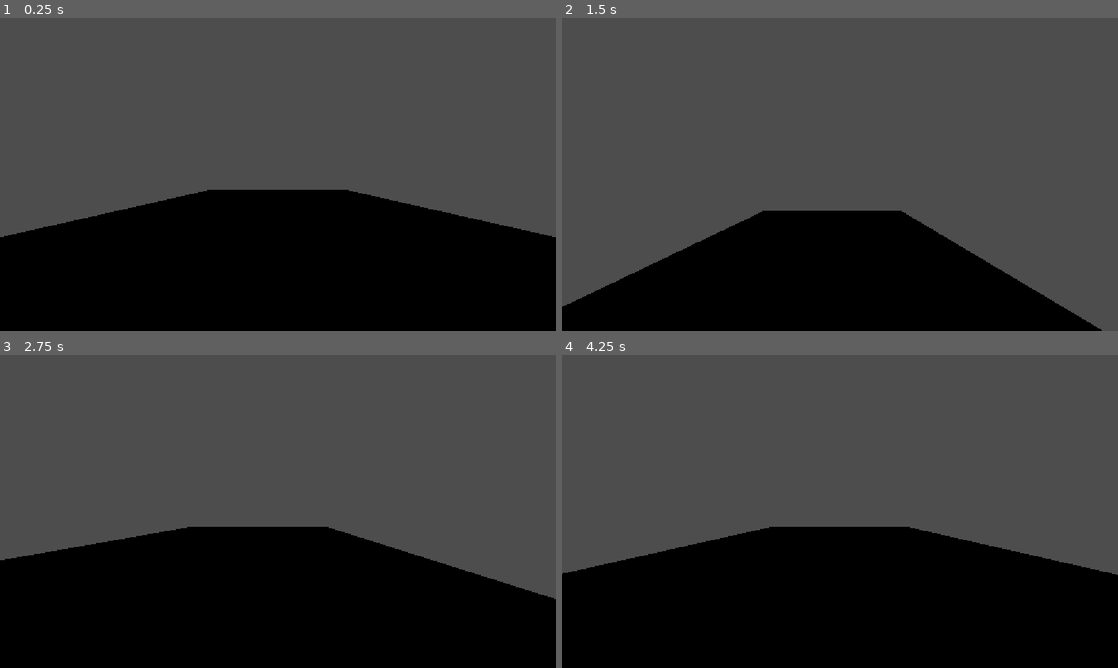
Above: before the commit, frames 1-4 (two rows, left to right).
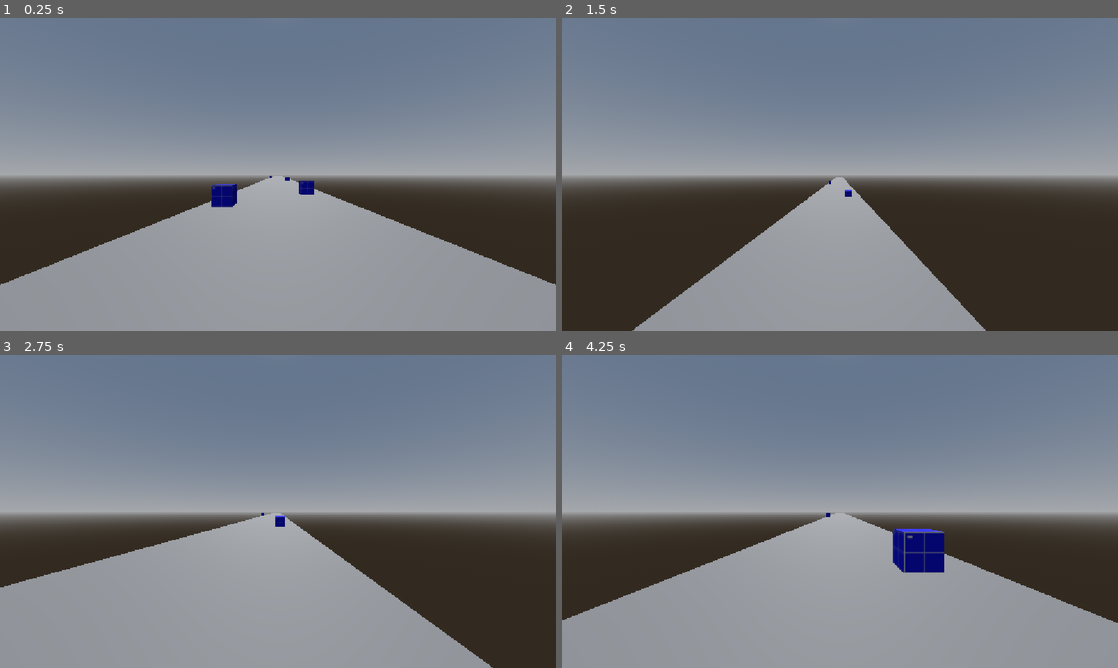
Above: after the commit, the same moments.

Repository: casualxcrisis/slash-dash
Game: Godot game, scene res://levels/prototype_level.tscn
Same seed, same stepped clock (60 frames per second), same inputs: the game is played once before the commit and once after it.
Inputs:
- Up to frame 1 (0.25 s): no input
- Up to frame 2 (1.5 s): hold D (move_right) 0.53-1.28 s; tap W (jump) at 0.6, 0.77, 1.07, 1.35 s; hold A (move_left) from 1.28 s (still down)
- Up to frame 3 (2.75 s): tap W (jump) at 1.52, 1.82, 2.1 s; release A (move_left) at 2.03 s; hold D (move_right) from 2.03 s (still down)
- Up to frame 4 (4.25 s): tap W (jump) at 2.85, 3.02, 3.32, 3.6, 3.77, 4.07 s; release D (move_right) at 3.53 s; hold A (move_left) from 3.53 s (still down)

The runs differ from the first frame. In frame 1, 97% of the frame differs, in the area x 0-100%, y 0-100%; in frame 2, 97%; in frame 3, 97%; in frame 4, 97%.

Commit message:
Added autorun and fixed 3 way lane switching. Prototype textures now in assets folder. Obstacles folder created within environment scenes to house platforms etc.

Diff:
--- a/assets/scripts/player/player_controller.gd
+++ b/assets/scripts/player/player_controller.gd
@@ -38,6 +38,9 @@
 	if Input.is_action_just_pressed("move_right") and target_lane < Lane.LEFT:
 		target_lane += 1
 
+	#auto run
+	target_velocity.z = speed
+
 	#set movement
 	velocity = target_velocity
 	move_and_slide()
--- a/assets/scripts/system/global.gd
+++ b/assets/scripts/system/global.gd
@@ -1,4 +1,4 @@
 extends Node
 
 #player
-var run_speed = 10.0
+var run_speed = -10.0
--- a/levels/prototype_level.tscn
+++ b/levels/prototype_level.tscn
@@ -1,32 +1,41 @@
 [gd_scene format=3 uid="uid://hwv5ibukjeph"]
 
 [ext_resource type="PackedScene" uid="uid://cl8dl2kd2sm1i" path="res://scenes/player/player_controller.tscn" id="1_1ykrc"]
+[ext_resource type="PackedScene" uid="uid://v2y8rwx27f7a" path="res://scenes/environment/sky/place_holder_sky.tscn" id="2_ycx7s"]
+[ext_resource type="PackedScene" uid="uid://dcn6xhdh6mjct" path="res://scenes/environment/obstacles/temp_jump_block.tscn" id="3_htrvu"]
 
 [sub_resource type="BoxShape3D" id="BoxShape3D_kps3k"]
-size = Vector3(2.005, 0.015, 2.005)
+size = Vector3(1.25, 0.06, 40)
 
 [sub_resource type="PlaneMesh" id="PlaneMesh_0yd1l"]
+size = Vector2(1.25, 40)
 
 [node name="PrototypeLevel" type="Node3D" unique_id=1175846320]
 
-[node name="Test_Floor" type="StaticBody3D" parent="." unique_id=839922846]
-transform = Transform3D(6.87, 0, 0, 0, 6.87, 0, 0, 0, 6.87, 0, 0, 0)
+[node name="BaseGround" type="Node3D" parent="." unique_id=2000593947]
 
-[node name="CollisionShape3D" type="CollisionShape3D" parent="Test_Floor" unique_id=1863680885]
+[node name="Test_Floor" type="StaticBody3D" parent="BaseGround" unique_id=839922846]
+transform = Transform3D(6.87, 0, 0, 0, 6.87, 0, 0, 0, 6.87, 0, 0, -136.1987)
+
+[node name="CollisionShape3D" type="CollisionShape3D" parent="BaseGround/Test_Floor" unique_id=1863680885]
 shape = SubResource("BoxShape3D_kps3k")
 
-[node name="MeshInstance3D" type="MeshInstance3D" parent="Test_Floor" unique_id=2077957834]
-mesh = SubResource("PlaneMesh_0yd1l")
-
-[node name="Test_Floor2" type="StaticBody3D" parent="." unique_id=218575807]
-transform = Transform3D(6.87, 0, 0, 0, 6.87, 0, 0, 0, 6.87, 0, 0, -13.61936)
-
-[node name="CollisionShape3D" type="CollisionShape3D" parent="Test_Floor2" unique_id=611532994]
-shape = SubResource("BoxShape3D_kps3k")
-
-[node name="MeshInstance3D" type="MeshInstance3D" parent="Test_Floor2" unique_id=1970218535]
-transform = Transform3D(0.9999999, 0, 0, 0, 0.9999999, 0, 0, 0, 0.9999999, 0, 0, -0.016540527)
+[node name="MeshInstance3D" type="MeshInstance3D" parent="BaseGround/Test_Floor" unique_id=2077957834]
 mesh = SubResource("PlaneMesh_0yd1l")
 
 [node name="PlayerController" parent="." unique_id=874567396 instance=ExtResource("1_1ykrc")]
-transform = Transform3D(1, 0, 0, 0, 1, 0, 0, 0, 1, 0, 1.1028152, 0)
+transform = Transform3D(1, 0, 0, 0, 1, 0, 0, 0, 1, 0, 1.0319188, 0)
+
+[node name="PlaceHolderSky" parent="." unique_id=1052989512 instance=ExtResource("2_ycx7s")]
+
+[node name="StaticBody3D" parent="." unique_id=355025997 instance=ExtResource("3_htrvu")]
+transform = Transform3D(1, 0, 0, 0, 1, 0, 0, 0, 1, -2.6292093, 0.70610046, -12.655256)
+
+[node name="StaticBody3D2" parent="." unique_id=1408295616 instance=ExtResource("3_htrvu")]
+transform = Transform3D(1, 0, 0, 0, 1, 0, 0, 0, 1, 2.118038, 0.70610046, -17.894941)
+
+[node name="StaticBody3D3" parent="." unique_id=2115233117 instance=ExtResource("3_htrvu")]
+transform = Transform3D(1, 0, 0, 0, 1, 0, 0, 0, 1, 2.118038, 0.70610046, -48.174255)
+
+[node name="StaticBody3D4" parent="." unique_id=1354029449 instance=ExtResource("3_htrvu")]
+transform = Transform3D(1, 0, 0, 0, 1, 0, 0, 0, 1, -3.1563122, 0.70610046, -96.35266)
--- /dev/null
+++ b/scenes/environment/obstacles/temp_jump_block.tscn
@@ -0,0 +1,22 @@
+[gd_scene format=3 uid="uid://dcn6xhdh6mjct"]
+
+[ext_resource type="Texture2D" uid="uid://eaxtwfybj62n" path="res://assets/textures/Prototyping Textures (32px)/Prototype_blue_32x32px.png" id="1_k84bc"]
+
+[sub_resource type="StandardMaterial3D" id="StandardMaterial3D_u7mw5"]
+albedo_texture = ExtResource("1_k84bc")
+uv1_scale = Vector3(3.035, 2.025, 1)
+
+[sub_resource type="BoxMesh" id="BoxMesh_kps3k"]
+
+[sub_resource type="BoxShape3D" id="BoxShape3D_kps3k"]
+size = Vector3(1.05, 1.045, 1)
+
+[node name="StaticBody3D" type="StaticBody3D" unique_id=355025997]
+
+[node name="MeshInstance3D" type="MeshInstance3D" parent="." unique_id=1122273009]
+material_override = SubResource("StandardMaterial3D_u7mw5")
+mesh = SubResource("BoxMesh_kps3k")
+
+[node name="CollisionShape3D" type="CollisionShape3D" parent="." unique_id=1012121077]
+shape = SubResource("BoxShape3D_kps3k")
+debug_color = Color(0.31764707, 0.4627451, 0.91764706, 0.69803923)
--- /dev/null
+++ b/scenes/environment/sky/place_holder_sky.tscn
@@ -0,0 +1,18 @@
+[gd_scene format=3 uid="uid://v2y8rwx27f7a"]
+
+[sub_resource type="ProceduralSkyMaterial" id="ProceduralSkyMaterial_cu4ke"]
+
+[sub_resource type="Sky" id="Sky_sc5ad"]
+sky_material = SubResource("ProceduralSkyMaterial_cu4ke")
+
+[sub_resource type="Environment" id="Environment_kps3k"]
+background_mode = 2
+sky = SubResource("Sky_sc5ad")
+ambient_light_source = 3
+reflected_light_source = 2
+
+[node name="PlaceHolderSky" type="WorldEnvironment" unique_id=1052989512]
+environment = SubResource("Environment_kps3k")
+
+[node name="DirectionalLight3D" type="DirectionalLight3D" parent="." unique_id=1707752208]
+transform = Transform3D(1, 0, 0, 0, -0.66496056, 0.7468785, 0, -0.7468785, -0.66496056, 0.21976733, 2.053423, 0)
Binary file added: assets/textures/Prototyping Textures (32px)/Prototype_black_32x32px.png
Not shown, added: assets/textures/Prototyping Textures (32px)/Prototype_black_32x32px.png.import
Binary file added: assets/textures/Prototyping Textures (32px)/Prototype_blue_32x32px.png
Not shown, added: assets/textures/Prototyping Textures (32px)/Prototype_blue_32x32px.png.import
Binary file added: assets/textures/Prototyping Textures (32px)/Prototype_blue_persian_32x32px.png
Not shown, added: assets/textures/Prototyping Textures (32px)/Prototype_blue_persian_32x32px.png.import
Binary file added: assets/textures/Prototyping Textures (32px)/Prototype_checkers_01_32x32px.png
Not shown, added: assets/textures/Prototyping Textures (32px)/Prototype_checkers_01_32x32px.png.import
Binary file added: assets/textures/Prototyping Textures (32px)/Prototype_checkers_02_32x32px.png
Not shown, added: assets/textures/Prototyping Textures (32px)/Prototype_checkers_02_32x32px.png.import
Binary file added: assets/textures/Prototyping Textures (32px)/Prototype_checkers_03_32x32px.png
Not shown, added: assets/textures/Prototyping Textures (32px)/Prototype_checkers_03_32x32px.png.import
(and 59 more such lines)
